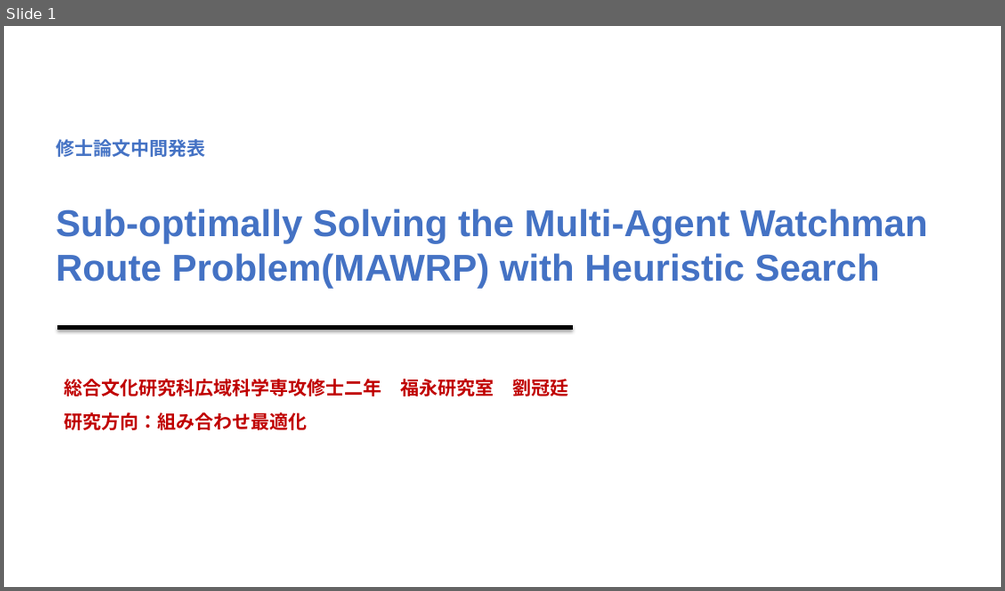
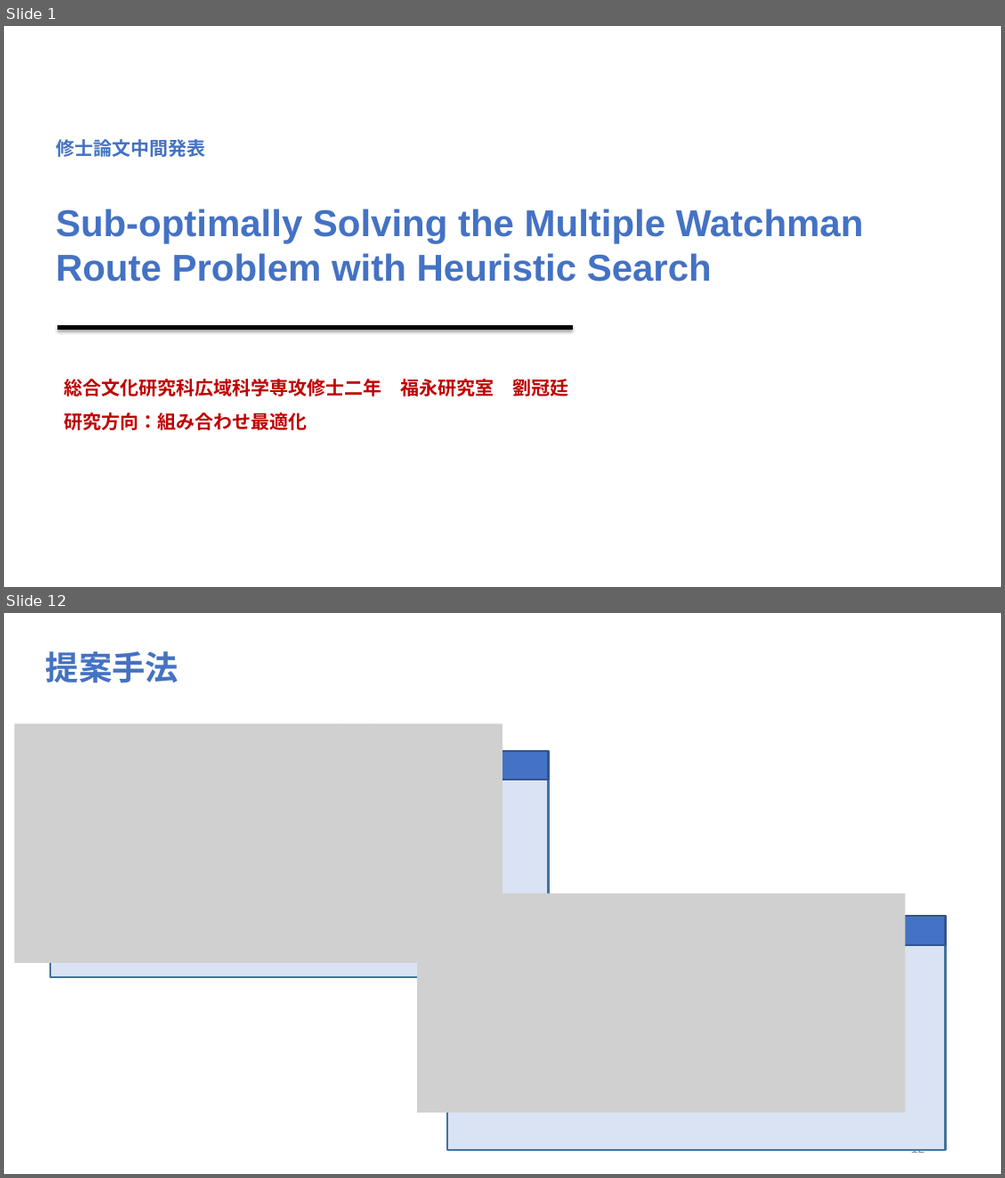
Before and after one commit to lgt494371725/Research, a slide deck: 31216835_LIUGuanting.pptx. Shown one above the other, each under a label of ours: slide 1 before the commit, slides 1 and 12 after it; the slides between them are not shown. The pictures are 1005x591 and 1005x1178 pixels, drawn with LibreOffice and Linux fonts; fonts in the diff are those of the drawing; grey boxes stand for pictures. Boxes give left, top, right and bottom in pixels: in the first picture for what was removed or moved away, otherwise in the second. Text is boxed around its words. In the diff, an @@ line names an element or a change of style, - is before the commit and + after.

Commit message:
multi-agent visualization complete

```diff
--- a/31216835_LIUGuanting.pptx
+++ b/31216835_LIUGuanting.pptx
@@ slide 12 added at bbox=[4, 613, 1001, 1174], background #FFFFFF @@
@@ text added at bbox=[46, 651, 178, 683], 32 pt, text #4472C4, bold @@
+提案手法
@@ picture added at bbox=[15, 723, 502, 963] @@
@@ text added at bbox=[73, 722, 391, 723], 16 pt, text #C00000, bold @@
+  ➢ 第二段階：2-レベル A* 探索アルゴリズム
@@ rectangle added at bbox=[50, 751, 549, 977], fill #DAE3F3, outline #43739E 2 pt @@
@@ rectangle added at bbox=[50, 751, 549, 779], fill #4472C4, outline #325491 2 pt @@
@@ picture added at bbox=[417, 893, 905, 1112] @@
@@ rectangle added at bbox=[447, 916, 946, 1150], fill #DAE3F3, outline #43739E 2 pt @@
@@ rectangle added at bbox=[447, 916, 946, 946], fill #4472C4, outline #325491 2 pt @@
@@ page number added at bbox=[911, 1149, 925, 1152], 12 pt, text #888888 @@
+12
@@ slide 1 changed as well @@
@@ text at bbox=[56, 208, 864, 281]: text changed @@
-Sub-optimally Solving the Multi-Agent Watchman Route Problem(MAWRP) with Heuristic Search
+Sub-optimally Solving the Multiple Watchman Route Problem with Heuristic Search
```
Also in this commit, not shown: 1 other slide changed, 11 other slides added, 1 slide removed, 6 other files.
